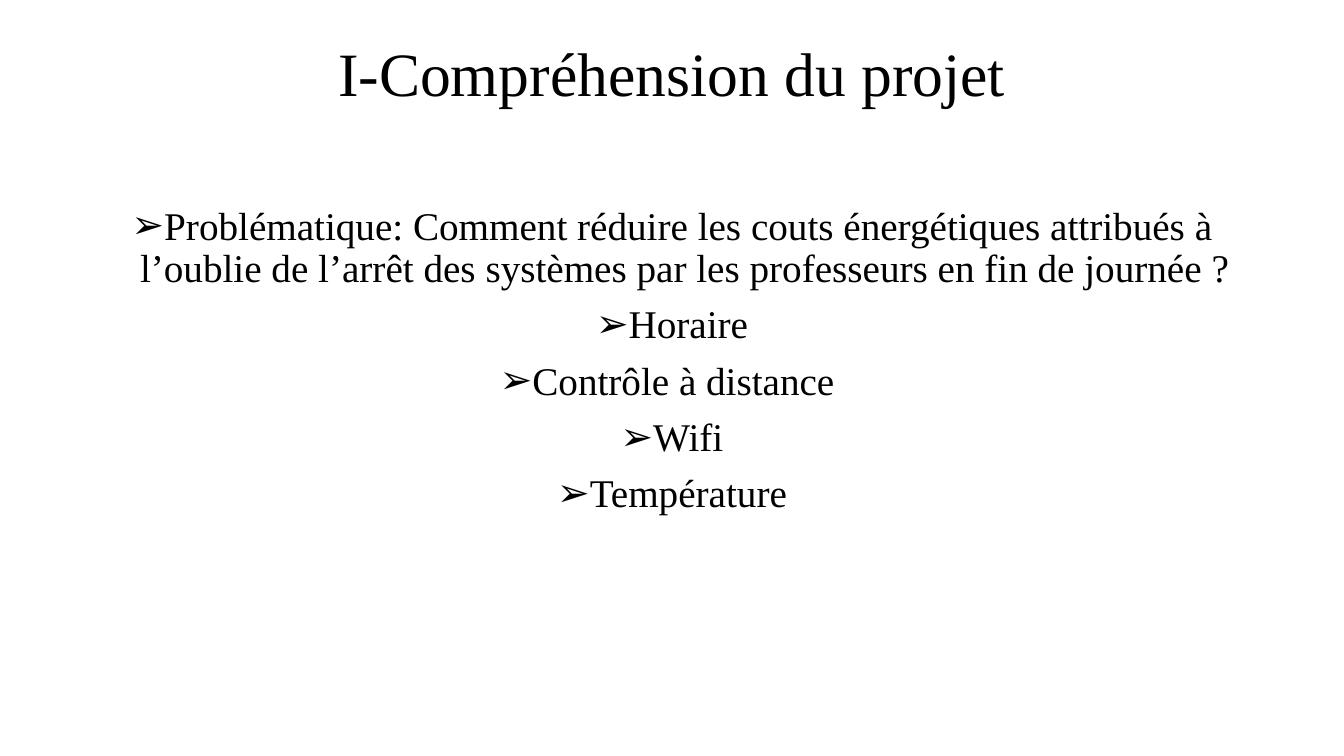
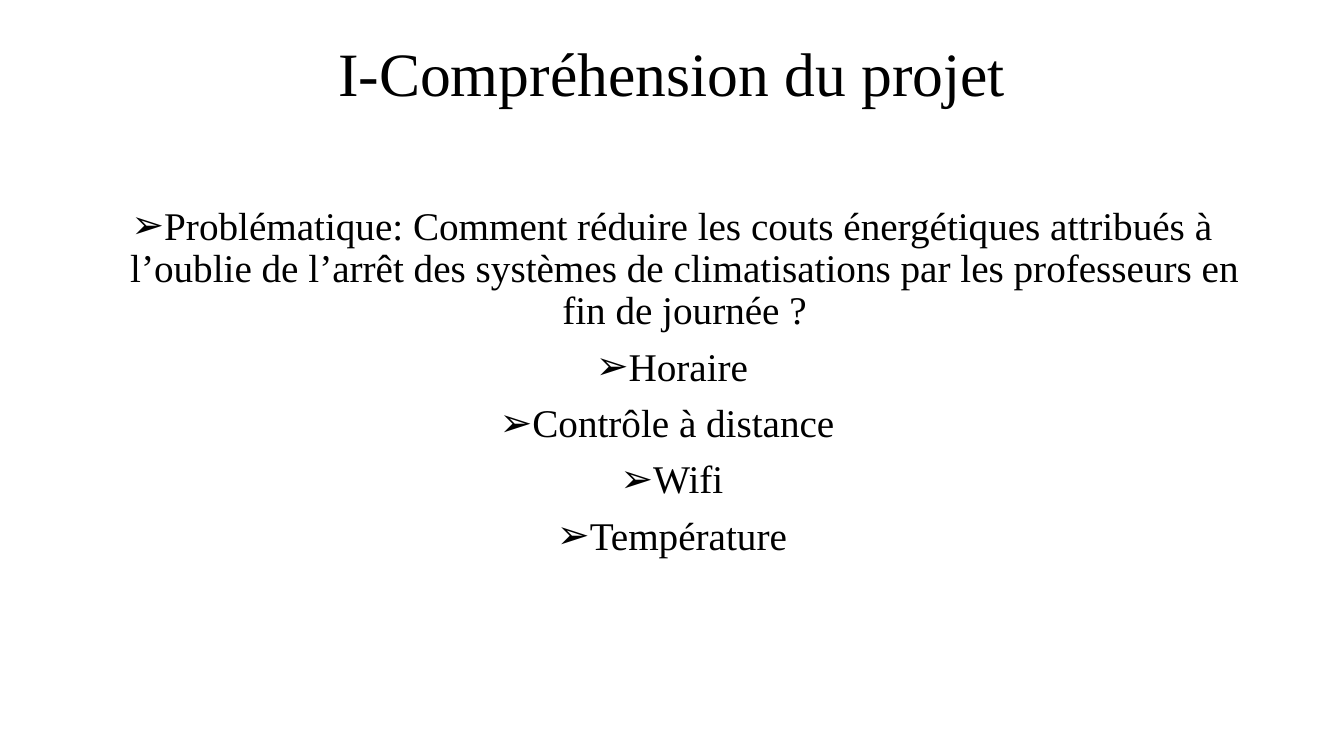
Before and after one commit to BtsSnirGpe/2020csg1, a slide deck: slide 3 of e1/doc/2020_csg1-cdc-E1-rev-1.pptx. Drawn at 1344x756 pixels with LibreOffice and Linux fonts; fonts in the diff are those of the drawing. Boxes give left, top, right and bottom in pixels: in the first picture for what was removed or moved away, otherwise in the second. Text is boxed around its words. In the diff, an @@ line names an element or a change of style, - is before the commit and + after.

```diff
--- a/e1/doc/2020_csg1-cdc-E1-rev-1.pptx
+++ b/e1/doc/2020_csg1-cdc-E1-rev-1.pptx
@@ text at <box>130,212,1239,332</box>: text changed @@
-➢ Problématique: Comment réduire les couts énergétiques attribués à l’oublie de l’arrêt des systèmes par les professeurs en fin de journée ?
+➢ Problématique: Comment réduire les couts énergétiques attribués à l’oublie de l’arrêt des systèmes de climatisations par les professeurs en fin de journée ?
```
Also in this commit, not shown: 4 other slides changed, 1 slide removed.
